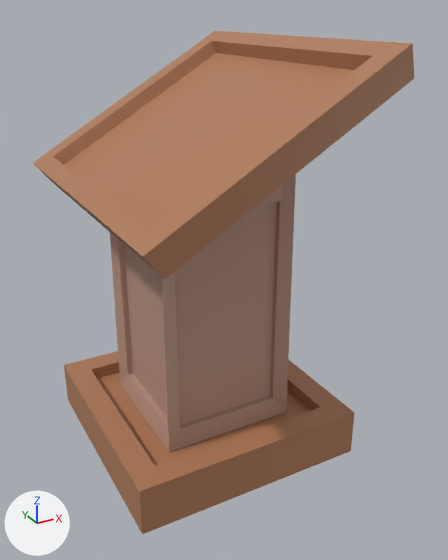
An edit to the Blender file Assets/Models/blender/lectern.blend, drawn before and after from the same camera.
Camera for both pictures: a 50 mm camera at (-2.02, -4.1, 3.25) aimed at (0.14, -0.18, 1.29). The lights are fixed; the arrows at lower left show +X, +Y and +Z. The first picture is the older version.
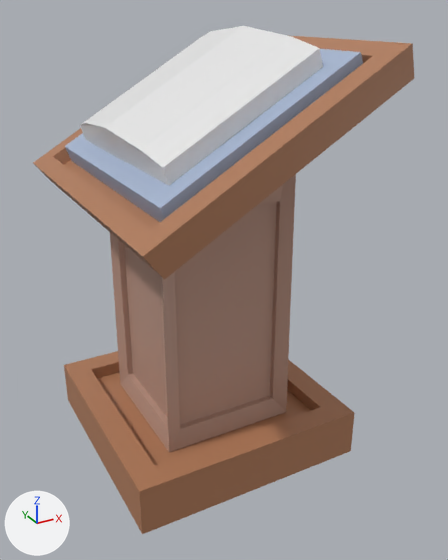
Pixel boxes [x1, y1, x2, y2] of what changed, in the pictures (448 x 560 px):
'Cube.004', added
    after: [65, 26, 363, 222]
    faces in mat_material_001 (white #e7e7e7): [80, 26, 323, 185]
    faces in mat_material (blue #a8b7d2): [65, 49, 363, 222]

The change, as a diff of the scene's bpy script:
```diff
--- a/Assets/Models/blender/lectern.blend.py
+++ b/Assets/Models/blender/lectern.blend.py
@@ mat_material_001 @@
+mat_material_001 = principled_material('Material.001')
+mat_material_001.base_color = (0.8, 0.8, 0.8)  # white #e7e7e7
@@ mat_material @@
+mat_material = principled_material('Material')
+mat_material.base_color = (0.389, 0.474, 0.645)  # blue #a8b7d2
@@ me_cube_005 @@
+me_cube_005.from_pydata(...)  # 24 vertices, 18 faces; spans x -0.97..1.0, y -0.97..0.97, z -0.97..5.81
+# faces by material slot: [8, 10]
+me_cube_005.materials.append(mat_material)  # blue #a8b7d2
+me_cube_005.materials.append(mat_material_001)  # white #e7e7e7
@@ ob_cube_004 @@
+ob_cube_004 = bpy.data.objects.new('Cube.004', me_cube_005)
+ob_cube_004.location = (0.0, 0.0, 2.501)
+ob_cube_004.rotation_euler = (0.0, -0.524, 0.0)  # degrees (0, -30, 0)
+ob_cube_004.scale = (0.812, 1.01, 0.0603)
```
